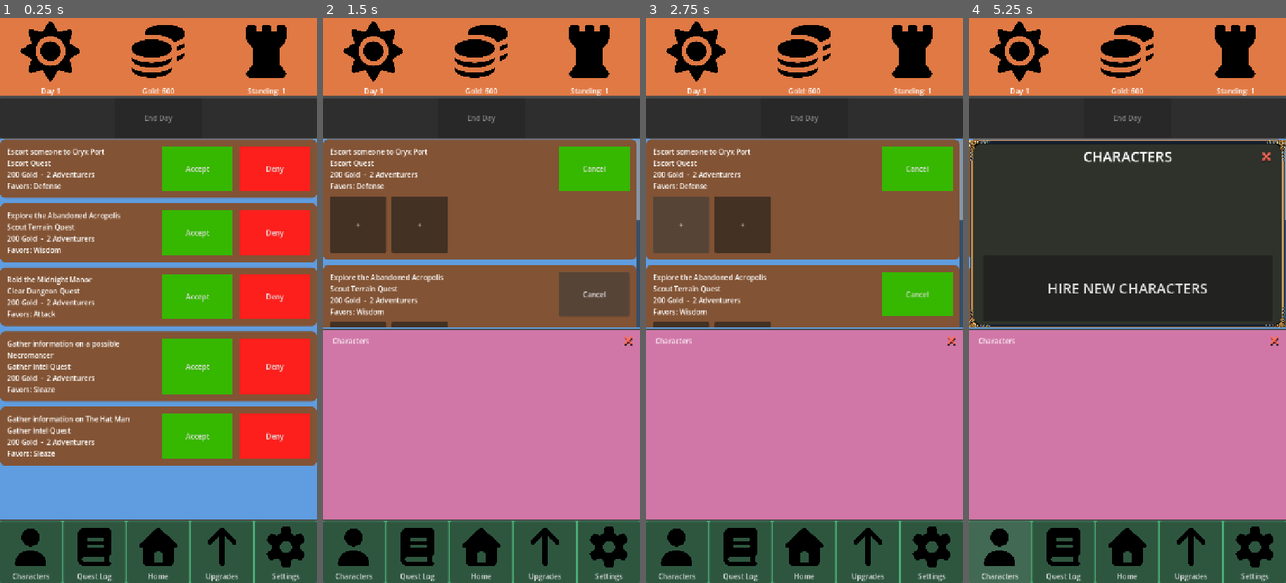
Above: before the commit, frames 1-4 (left to right).
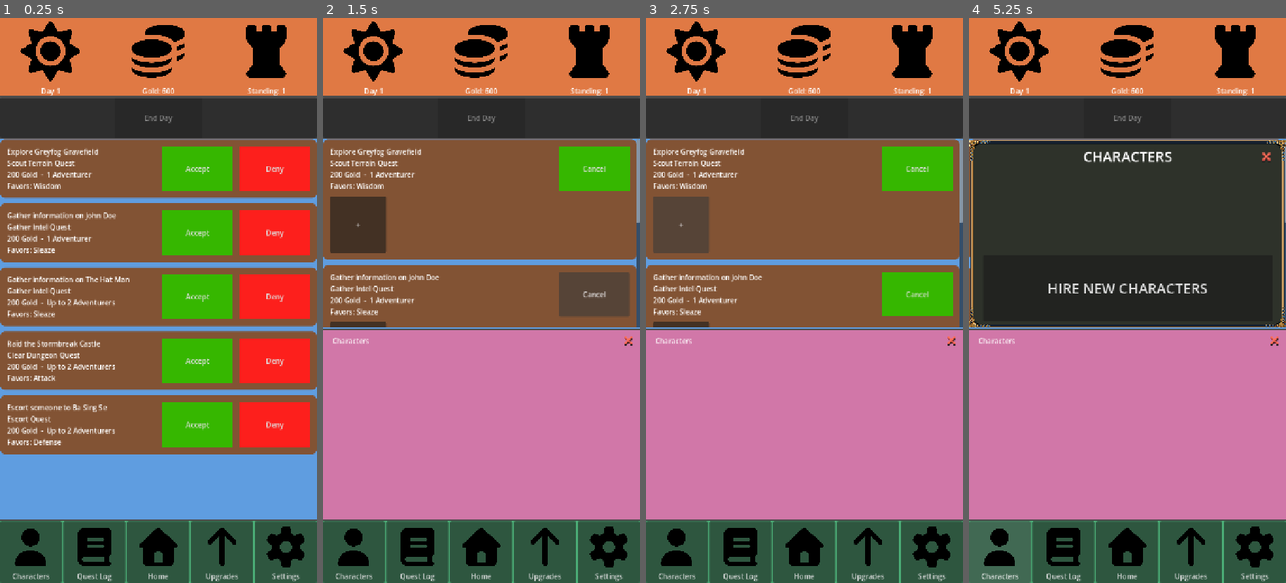
Above: after the commit, the same moments.

Repository: ActuallySanta/Fantasy-Guild-Manager
Game: Godot game, scene res://Scenes/UI/home_ui_prototype.tscn
Two runs of this game, one before a commit and one after it. Both use one fixed random seed, a clock stepped at 60 frames per second and the inputs below. The engine's default icon, where the game draws it, is replaced by a stand-in: a white triangle on a blue panel in a dark square.
Inputs:
- Up to frame 1 (0.25 s): no input
- Up to frame 2 (1.5 s): click "Accept" at 0.5 s; click "Accept" at 1.25 s
- Up to frame 3 (2.75 s): click "+" at 2 s
- Up to frame 4 (5.25 s): click "+" at 2.75 s; click "+" at 3.5 s; click "Deny" at 4.25 s; click "Characters" at 5 s

The runs differ from the first frame. In frame 1, 9.5% of the frame differs, in the area x 0-100%, y 23-80%; in frame 2, 2.8%; in frame 3, 2.8%; in frame 4, less than 0.1%.

Commit message:
implemented different number of adventurers for each quest

Diff:
--- a/Scripts/Quest Creator/quest_resource.gd
+++ b/Scripts/Quest Creator/quest_resource.gd
@@ -30,6 +30,7 @@
 #enum for modifiers if we ever choose to do them
 
 var numAdventurers: int
+var maxAdventurers: int
 var goldReward: int
 #var for statReward if applicable
 
@@ -61,6 +62,7 @@
 
 	difficulty = 0
 	#hard code
+	maxAdventurers = randi_range(1,2)
 
 	questNum = randi_range(0, 7)
 	type = ExternalContentContainer.get_Quest_Story(questNum, 0).to_int()
@@ -247,6 +249,7 @@
 	match dayNum:
 		10:
 			difficulty = 2
+			maxAdventurers = 2
 			questNum = 0
 			type = ExternalContentContainer.get_Milestone_story(questNum, 0).to_int()
 			location = ExternalContentContainer.get_Location_Name(1)
--- a/Scripts/UI/quest_card.gd
+++ b/Scripts/UI/quest_card.gd
@@ -73,7 +73,7 @@
 	var stat = CreatedQuest.FavoredStat.find_key(q.favStat)
 
 	var count := get_slot_count(q)
-	var adventurers := "1 Adventurer" if count == 1 else "%d Adventurers" % count
+	var adventurers := "1 Adventurer" if count == 1 else "Up to %d Adventurers" % count
 
 	return "%s\n%d Gold  -  %s\nFavors: %s" % [get_type_name(q), q.goldReward, adventurers, stat]
 
@@ -93,9 +93,8 @@
 
 # How many character slots each quests needs, currently
 # no party size value but if its added later
-static func get_slot_count(q) -> int:
-	var size = q.get("party_size")
-	return int(size) if size != null else 2
+static func get_slot_count(q: CreatedQuest) -> int:
+	return q.maxAdventurers if q.maxAdventurers > 0 else 2
 # -----------------------------------------------
 
 # toggles card between open and closed
@@ -137,7 +136,7 @@
 
 # true if quest is accepted and every slot is filled
 func is_ready_to_send() -> bool:
-	return is_open and not slots.is_empty() and get_party().size() == slots.size()
+	return is_open and not get_party().is_empty()
 
 # if any slot is changed, pass the updated party along
 func _on_slot_changed(_slot: CharacterSlot) -> void:
